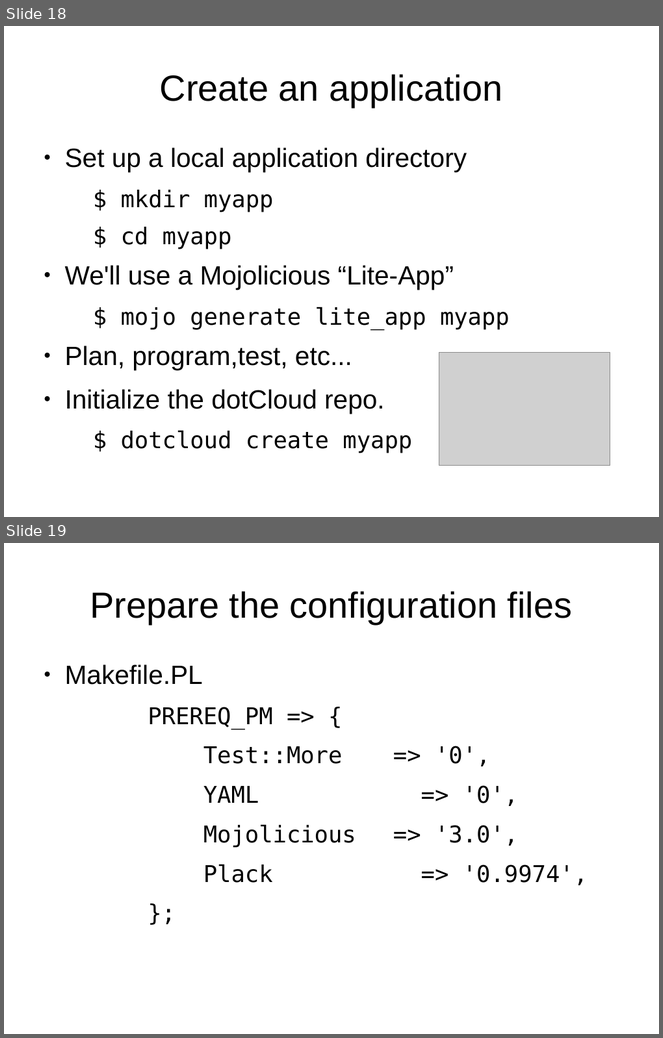
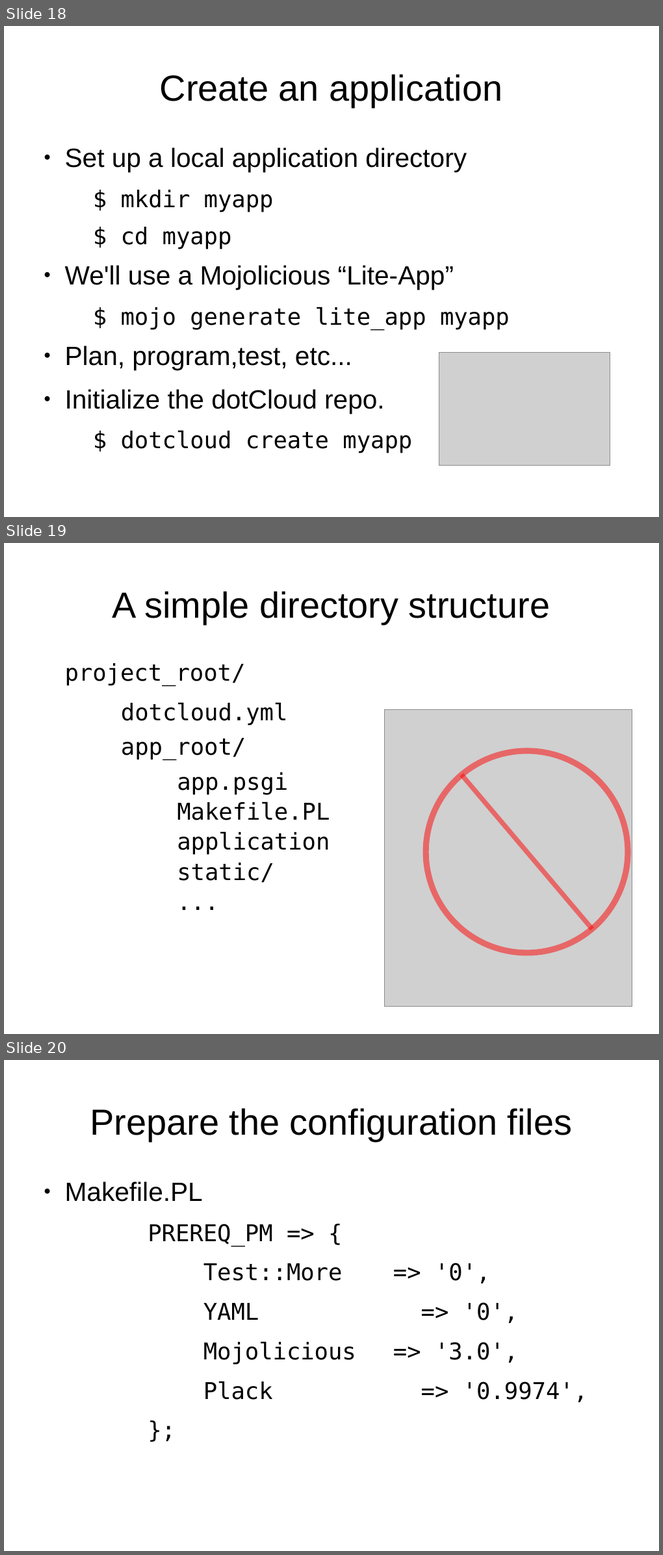
Before and after one commit to daoswald/dotcloud_talk, a slide deck: dotcloud_pm_talk.odp. Shown one above the other, each under a label of ours: slides 18 and 19 before the commit, slides 18, 19 and 20 after it. The pictures are 663x1038 and 663x1555 pixels, drawn with LibreOffice and Linux fonts; fonts in the diff are those of the drawing; grey boxes stand for pictures. Boxes give left, top, right and bottom in pixels: in the first picture for what was removed or moved away, otherwise in the second. Text is boxed around its words. In the diff, an @@ line names an element or a change of style, - is before the commit and + after.

```diff
--- a/dotcloud_pm_talk.odp
+++ b/dotcloud_pm_talk.odp
@@ slide 19 added at (4,543,659,1034), background #FFFFFF @@
@@ title added at (113,591,550,624), 44 pt, text #000000 @@
+A simple directory structure
@@ text added at (65,663,330,883), 28 pt, text #000000 @@
+project_root/
+    dotcloud.yml
+    app_root/
+        app.psgi
+        Makefile.PL
+        application
+        static/
+        ...
@@ picture added at (384,709,633,1006) @@
@@ ellipse added at (426,751,628,953), outline #FF0000 7.2 pt @@
@@ line added from (462, 775) to (593, 930), #FF0000 5.75 pt @@
@@ what was slide 19 is now slide 20 @@
```
Also in this commit, not shown: 5 slides changed, 1 other slide added.
